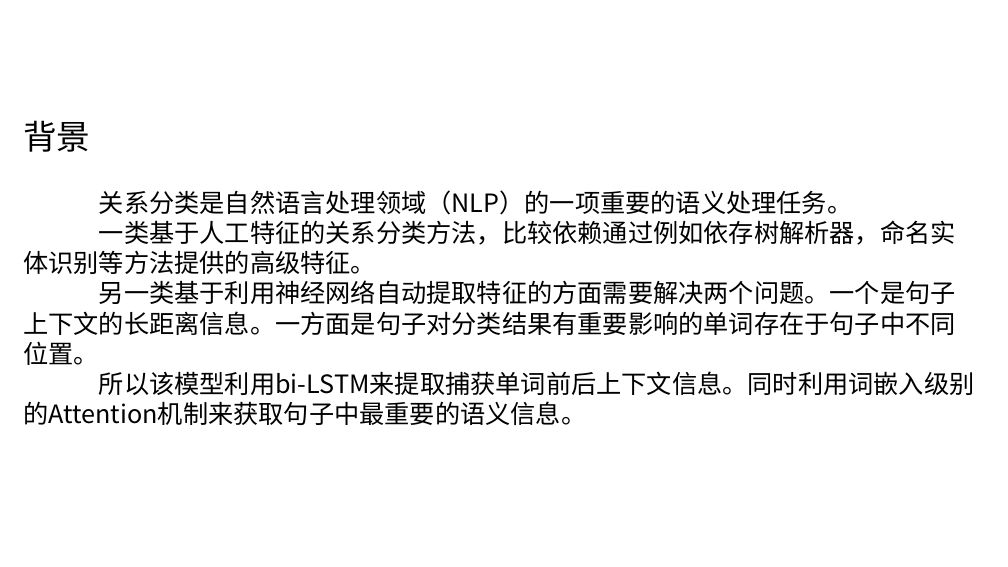
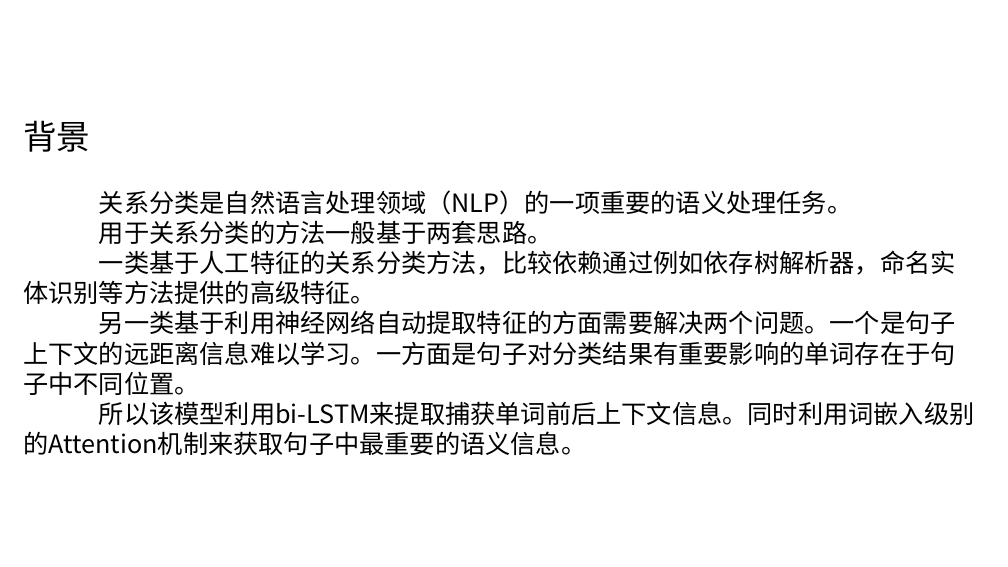
Before and after one commit to YaoXinZhi/Bi-LSTM-Attention, a slide deck: slide 3 of 深度学习课程作业-姚昕智.pptx. Drawn at 1008x567 pixels with LibreOffice and Linux fonts; fonts in the diff are those of the drawing; background and template pictures are left out. Boxes give left, top, right and bottom in pixels: in the first picture for what was removed or moved away, otherwise in the second. Text is boxed around its words. In the diff, an @@ line names an element or a change of style, - is before the commit and + after.

```diff
--- a/深度学习课程作业-姚昕智.pptx
+++ b/深度学习课程作业-姚昕智.pptx
@@ text at [99, 220, 553, 244]: paragraph added @@
+用于关系分类的方法一般基于两套思路。
@@ text at [23, 310, 956, 395]: text changed @@
-另一类基于利用神经网络自动提取特征的方面需要解决两个问题。一个是句子上下文的长距离信息。一方面是句子对分类结果有重要影响的单词存在于句子中不同位置。
+另一类基于利用神经网络自动提取特征的方面需要解决两个问题。一个是句子上下文的远距离信息难以学习。一方面是句子对分类结果有重要影响的单词存在于句子中不同位置。
```
Also in this commit, not shown: 5 other slides changed.
